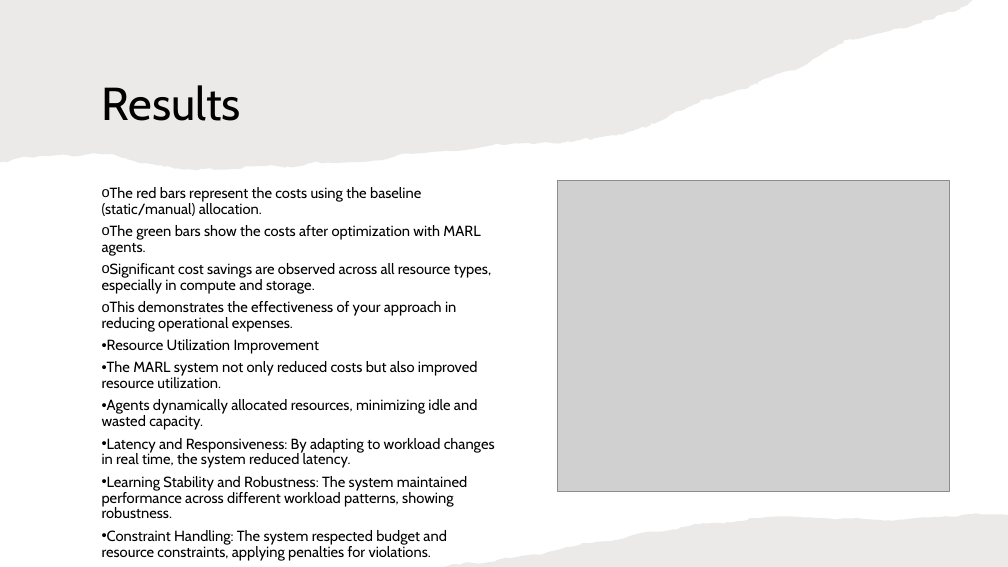
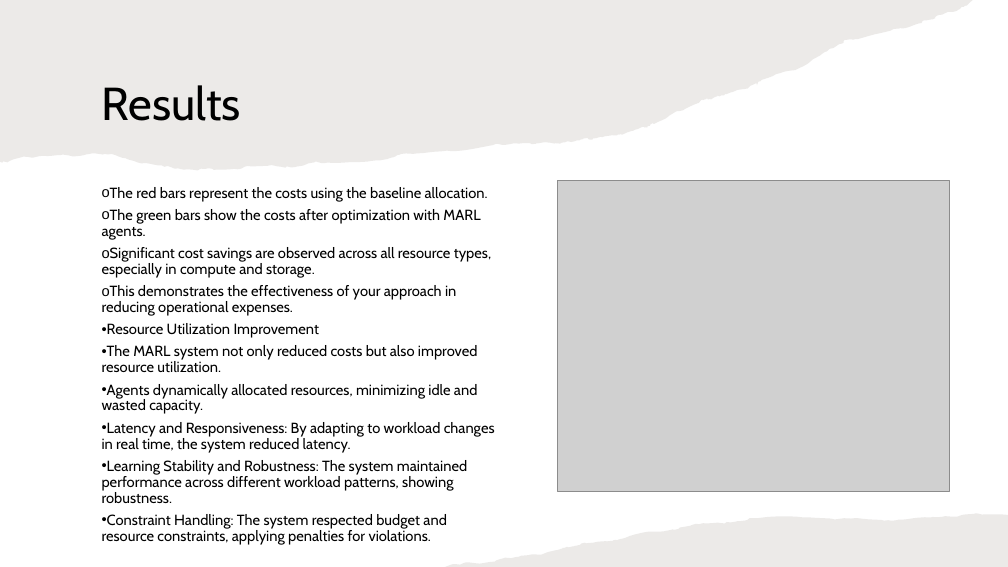
Before and after one commit to sush0677/Thesis_Project, a slide deck: slide 7 of Thesis_project.pptx. Drawn at 1008x567 pixels with LibreOffice and Linux fonts; fonts in the diff are those of the drawing; grey boxes stand for pictures. Boxes give left, top, right and bottom in pixels: in the first picture for what was removed or moved away, otherwise in the second. Text is boxed around its words. In the diff, an @@ line names an element or a change of style, - is before the commit and + after.

```diff
--- a/Thesis_project.pptx
+++ b/Thesis_project.pptx
@@ text at [110, 187, 488, 202]: text changed @@
-o The red bars represent the costs using the baseline (static/manual) allocation.
+o The red bars represent the costs using the baseline allocation.
```
Also in this commit, not shown: 29 other files.
